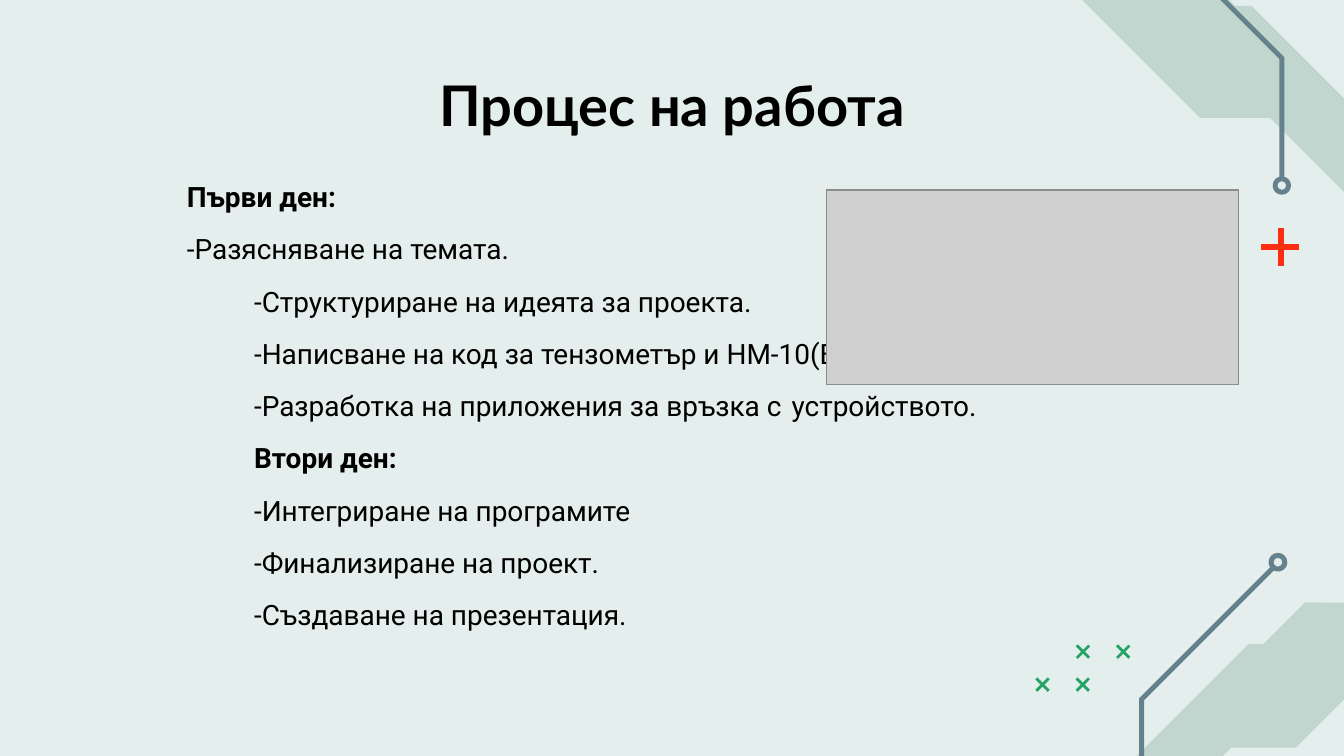
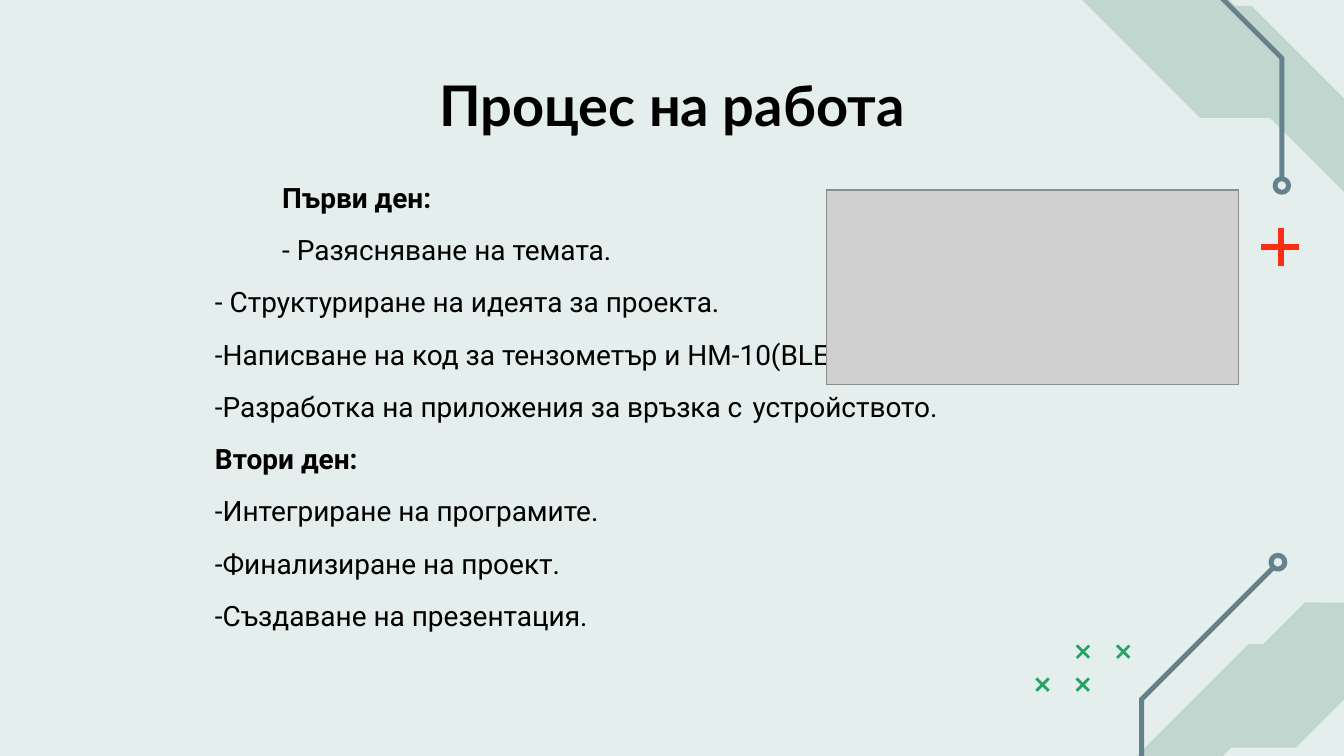
Before and after one commit to DunevTsvetomir/HACKTUES11, a slide deck: slide 8 of Smart Mat.pptx. Drawn at 1344x756 pixels with LibreOffice and Linux fonts; fonts in the diff are those of the drawing; grey boxes stand for pictures. Boxes give left, top, right and bottom in pixels: in the first picture for what was removed or moved away, otherwise in the second. Text is boxed around its words. In the diff, an @@ line names an element or a change of style, - is before the commit and + after.

```diff
--- a/Smart Mat.pptx
+++ b/Smart Mat.pptx
@@ text "Първи ден:" moved from (x1=187, y1=187, x2=977, y2=631) to (x1=215, y1=188, x2=938, y2=632) @@
@@ text at (x1=230, y1=240, x2=720, y2=318): spaces changed @@
--Разясняване на темата.
--Структуриране на идеята за проекта.
+- Разясняване на темата.
+- Структуриране на идеята за проекта.
@@ text at (x1=215, y1=501, x2=599, y2=527): text changed @@
--Интегриране на програмите
+-Интегриране на програмите.
```
Also in this commit, not shown: 6 other slides changed, 4 other files.
